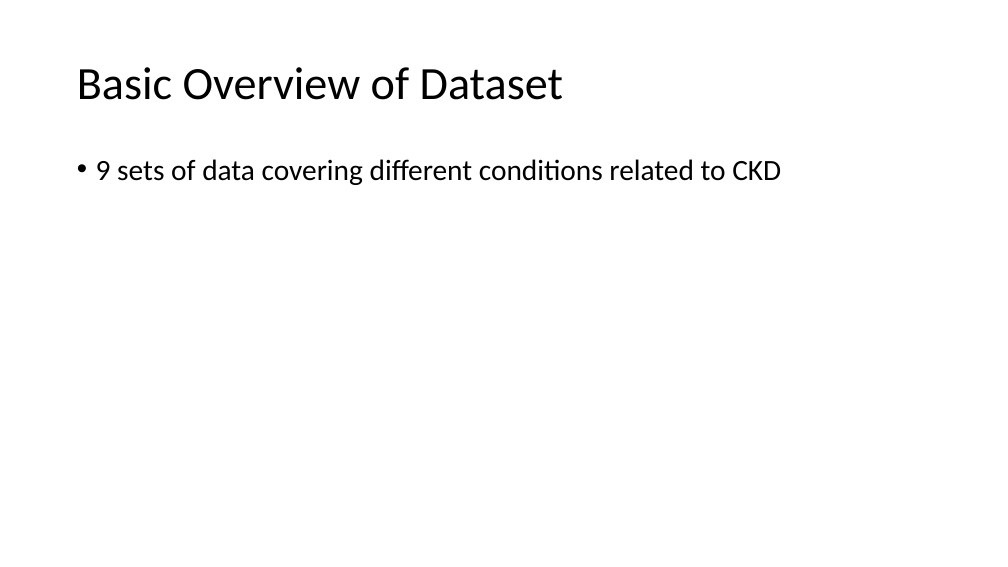
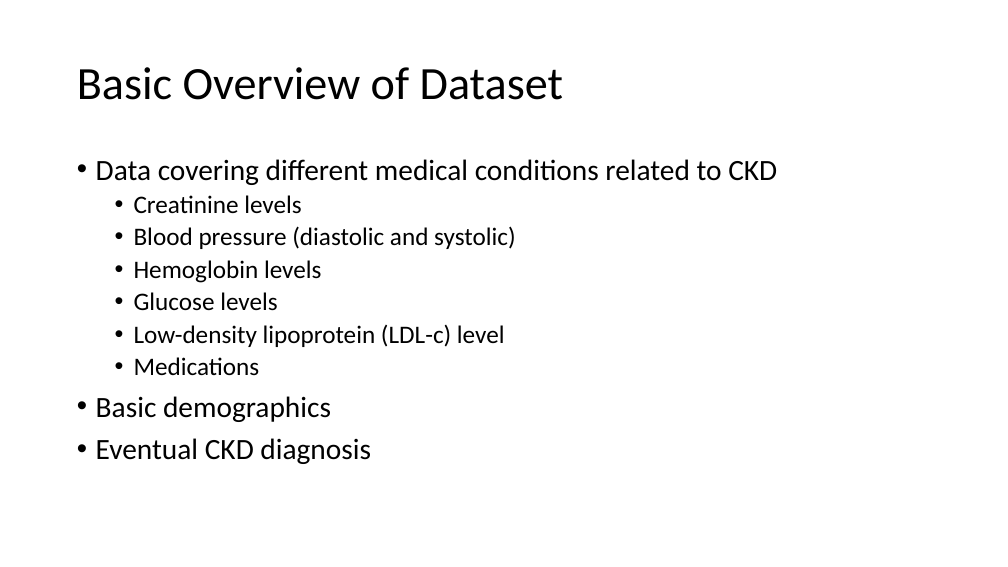
Before and after one commit to choikwun/ckd_assignment, a slide deck: slide 4 of ckd_presentation.pptx. Drawn at 1008x567 pixels with LibreOffice and Linux fonts; fonts in the diff are those of the drawing. Boxes give left, top, right and bottom in pixels: in the first picture for what was removed or moved away, otherwise in the second. Text is boxed around its words. In the diff, an @@ line names an element or a change of style, - is before the commit and + after.

```diff
--- a/ckd_presentation.pptx
+++ b/ckd_presentation.pptx
@@ text at (96, 159, 777, 464): text changed; size 28 to 24 pt @@
-• 9 sets of data covering different conditions related to CKD
+• Data covering different medical conditions related to CKD
+  • Creatinine levels
+  • Blood pressure (diastolic and systolic)
+  • Hemoglobin levels
+  • Glucose levels
+  • Low-density lipoprotein (LDL-c) level
+  • Medications
+• Basic demographics
+• Eventual CKD diagnosis
```
Also in this commit, not shown: 1 other slide changed, 6 slides added, 1 other file.
